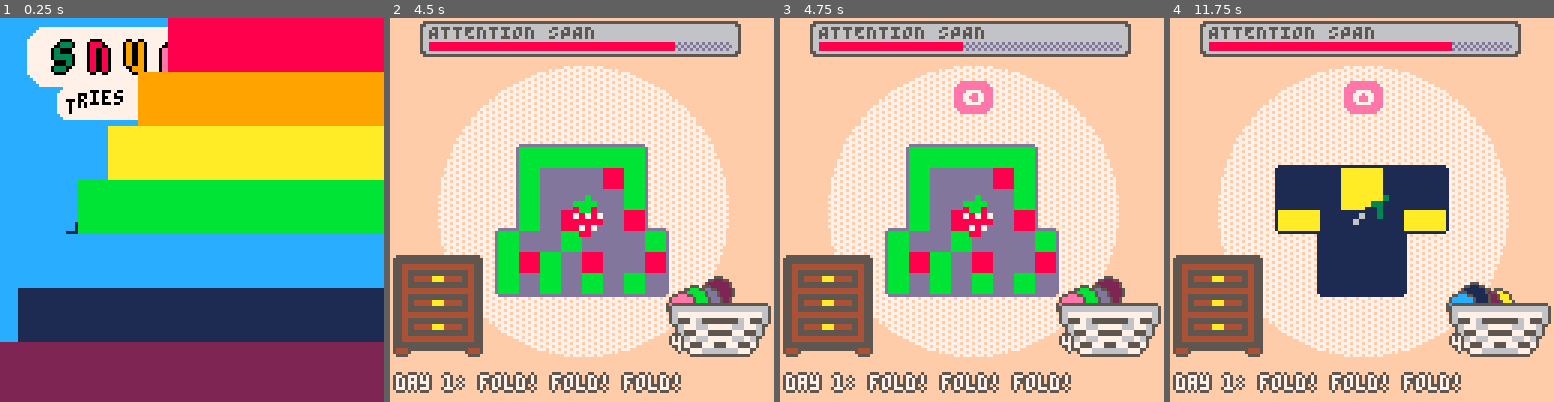
Above: before the commit, frames 1-4 (left to right).
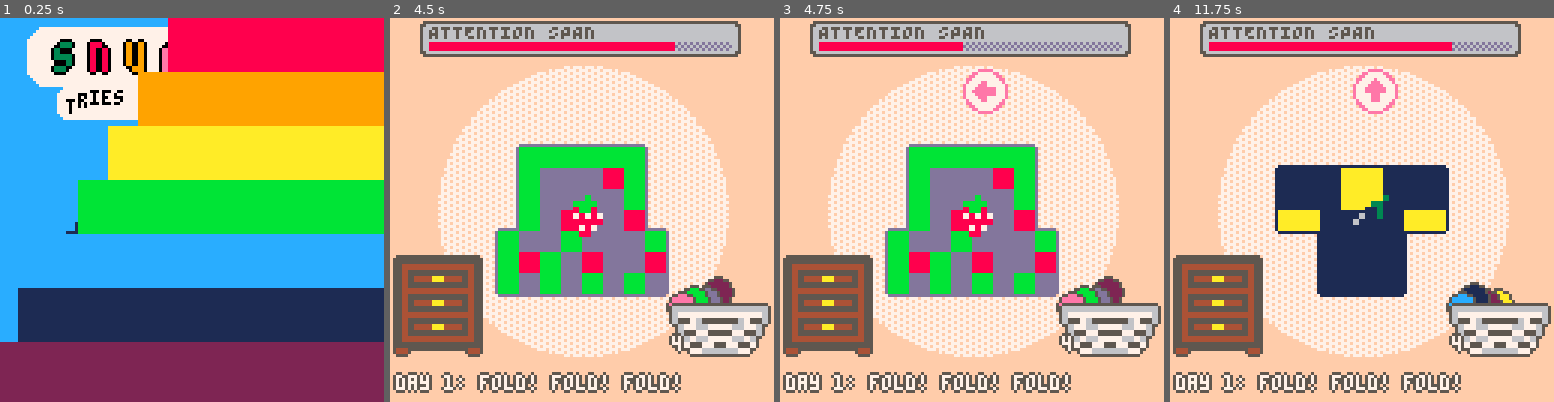
Above: after the commit, the same moments.

Repository: gaffe-buck/snuggles-folds-laundry
Game: PICO-8 cartridge snuggles.p8
Same seed, same stepped clock (60 frames per second), same inputs: the game is played once before the commit and once after it.
Inputs:
- Up to frame 1 (0.25 s): no input
- Up to frame 2 (4.5 s): tap X (X key) at 0.33, 1.07, 1.85, 2.97, 4.08 s; hold Right 1.6-2.1 s; hold Up 2.15-2.42 s; hold Right 2.47-3.03 s; hold Left 3.08-3.58 s; hold Down 3.63-3.97 s; hold Right from 4.02 s (still down)
- Up to frame 3 (4.75 s): release Right at 4.68 s; hold Up from 4.73 s (still down)
- Up to frame 4 (11.75 s): release Up at 5.03 s; hold Left 5.08-5.68 s; tap X (X key) every 1.12 s from 5.2 to 10.78 s; hold Down 5.73-6.03 s; hold Right 6.08-6.58 s; hold Right 6.63-7.13 s; hold Up 7.18-7.45 s; hold Right 7.5-8.07 s; hold Left 8.12-8.62 s; hold Down 8.67-9 s; hold Right 9.05-9.72 s; hold Up 9.77-10.07 s; hold Left 10.12-10.72 s; hold Down 10.77-11.07 s; hold Right 11.12-11.62 s

Frames 1-2 are identical in both runs. In frame 3, 0.8% of the frame differs, in the area x 45-60%, y 13-25%; in frame 4, 0.8%.

Commit message:
its really done

Diff:
--- a/struggle.lua
+++ b/struggle.lua
@@ -107,12 +107,10 @@
 end
 
 function _arrow_draw(arrow)
-    fancy_text({
-        text = arrow.dir.." ",
-        text_colors = {7},
-        bubble_depth = 1,
-        background_color = 14,
-        x = arrow.x,
-        y = arrow.y
-    })
+    local sprite = (arrow.dir == "⬅️" or arrow.dir == "➡️") and 6 or 7
+    local flipx = arrow.dir == "➡️" and true or false
+    local flipy = arrow.dir == "⬇️" and true or false
+    circfill(arrow.x + 7, arrow.y, 7, 14)
+    circfill(arrow.x + 7, arrow.y, 6, 7)
+    spr(sprite, arrow.x + 3, arrow.y - 4, 1, 1, flipx, flipy)
 end
